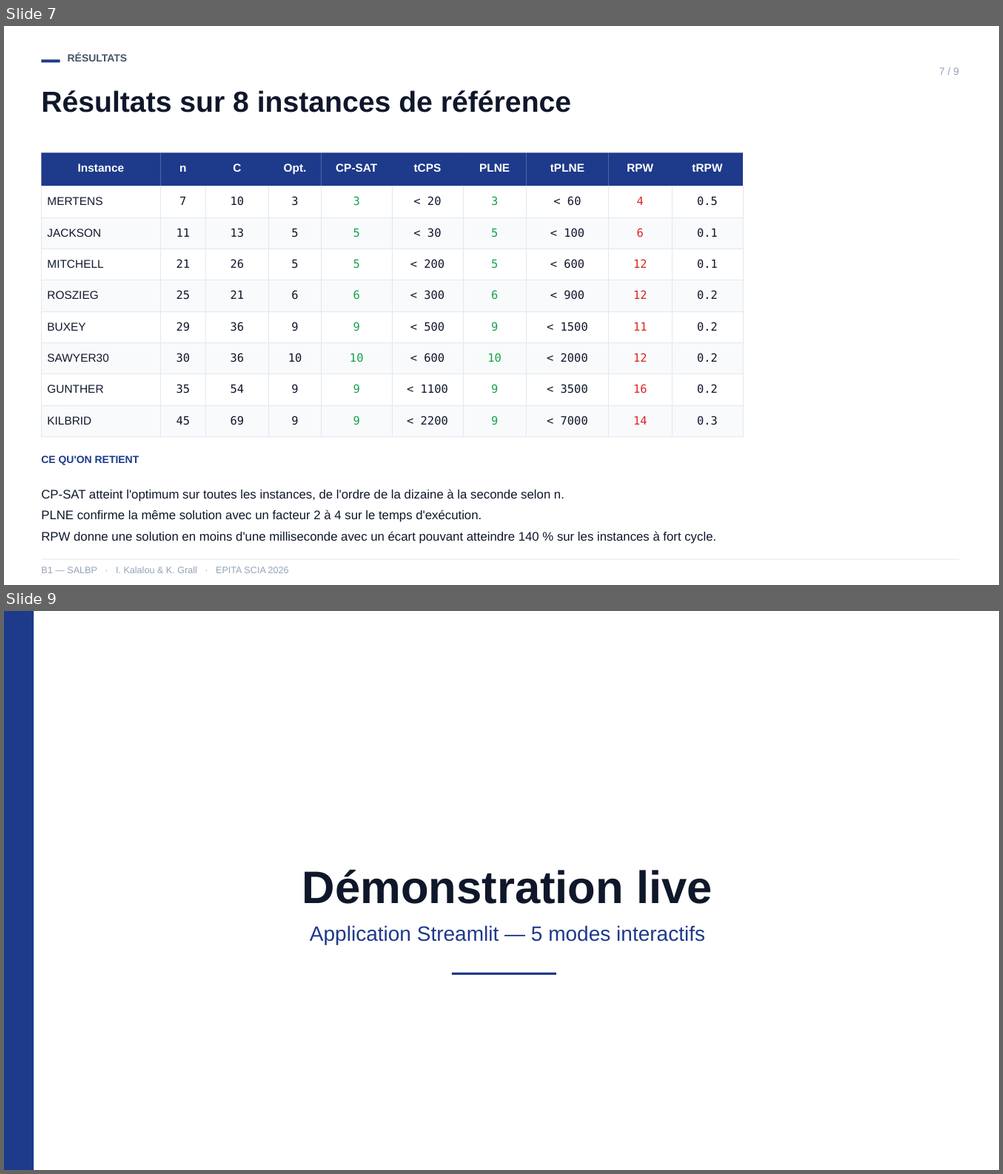
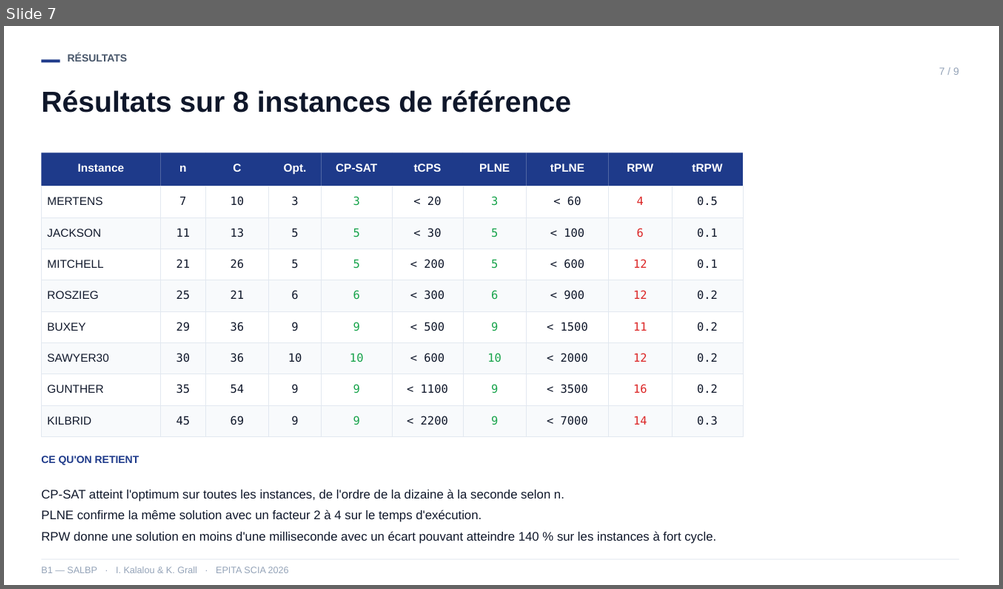
Before and after one commit to kaelag/salbp-equilibrage-chaine-assemblage, a slide deck: presentation.pptx. Shown one above the other, each under a label of ours: slides 7 and 9 before the commit, slide 7 after it; the slides between them are not shown. The pictures are 1003x1174 and 1003x589 pixels, drawn with LibreOffice and Linux fonts; fonts in the diff are those of the drawing. Boxes give left, top, right and bottom in pixels: in the first picture for what was removed or moved away, otherwise in the second. Text is boxed around its words. In the diff, an @@ line names an element or a change of style, - is before the commit and + after.

```diff
--- a/presentation.pptx
+++ b/presentation.pptx
@@ slide 9 removed at [4, 611, 999, 1170], background #FFFFFF @@
@@ rectangle removed at [4, 611, 34, 1170] @@
@@ text removed at [302, 869, 712, 904] @@
-Démonstration live
@@ text removed at [310, 925, 705, 945] @@
-Application Streamlit — 5 modes interactifs
@@ rectangle removed at [452, 973, 556, 975] @@
```
Also in this commit, not shown: 2 slides added, 1 other slide removed.
